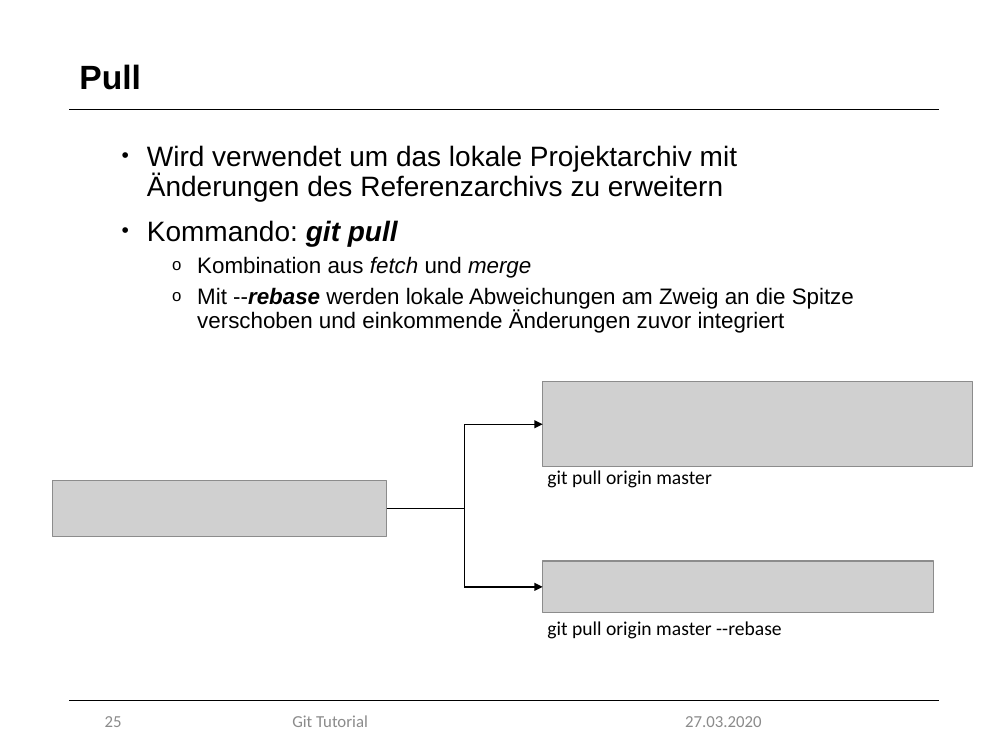
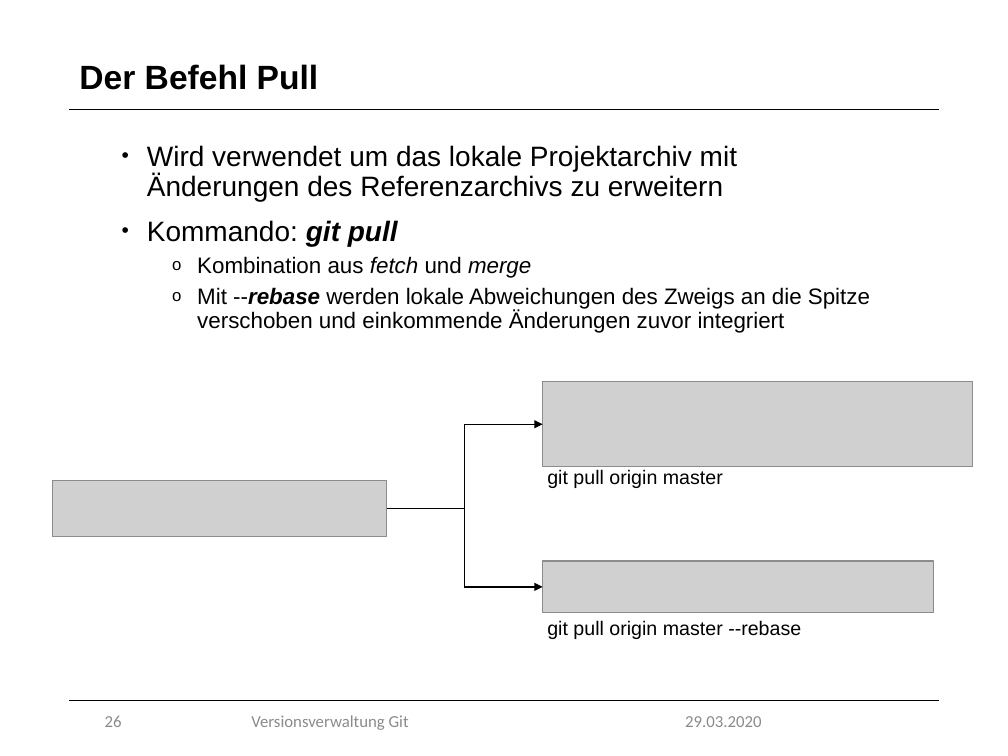
Before and after one commit to marcretzlaff/projektarbeit, a slide deck: slide 26 of Präsentation-90min/Präsentation-90min.pptx (slide 25 before the commit). Drawn at 1008x756 pixels with LibreOffice and Linux fonts; fonts in the diff are those of the drawing; grey boxes stand for pictures; background and template pictures are left out. Boxes give left, top, right and bottom in pixels: in the first picture for what was removed or moved away, otherwise in the second. Text is boxed around its words. In the diff, an @@ line names an element or a change of style, - is before the commit and + after.

```diff
--- a/Präsentation-90min/Präsentation-90min.pptx
+++ b/Präsentation-90min/Präsentation-90min.pptx
@@ title at [79,64,319,90]: text changed @@
-Pull
+Der Befehl Pull
@@ text at [197,287,870,333]: text changed @@
-  o Mit --rebase werden lokale Abweichungen am Zweig an die Spitze verschoben und einkommende Änderungen zuvor integriert
+  o Mit --rebase werden lokale Abweichungen des Zweigs an die Spitze verschoben und einkommende Änderungen zuvor integriert
@@ text "git pull origin master" at [547,469,723,488]: font Calibri to Arial @@
@@ text "git pull origin master --rebase" at [547,620,801,639]: font Calibri to Arial @@
@@ page number at [105,716,122,727]: text changed @@
-25
+26
@@ text at [251,715,409,730]: text changed @@
-Git Tutorial
+Versionsverwaltung Git
@@ text at [685,716,761,727]: text changed @@
-27.03.2020
+29.03.2020
```
Also in this commit, not shown: 33 other slides changed, 2 slides added, 1 slide removed.
